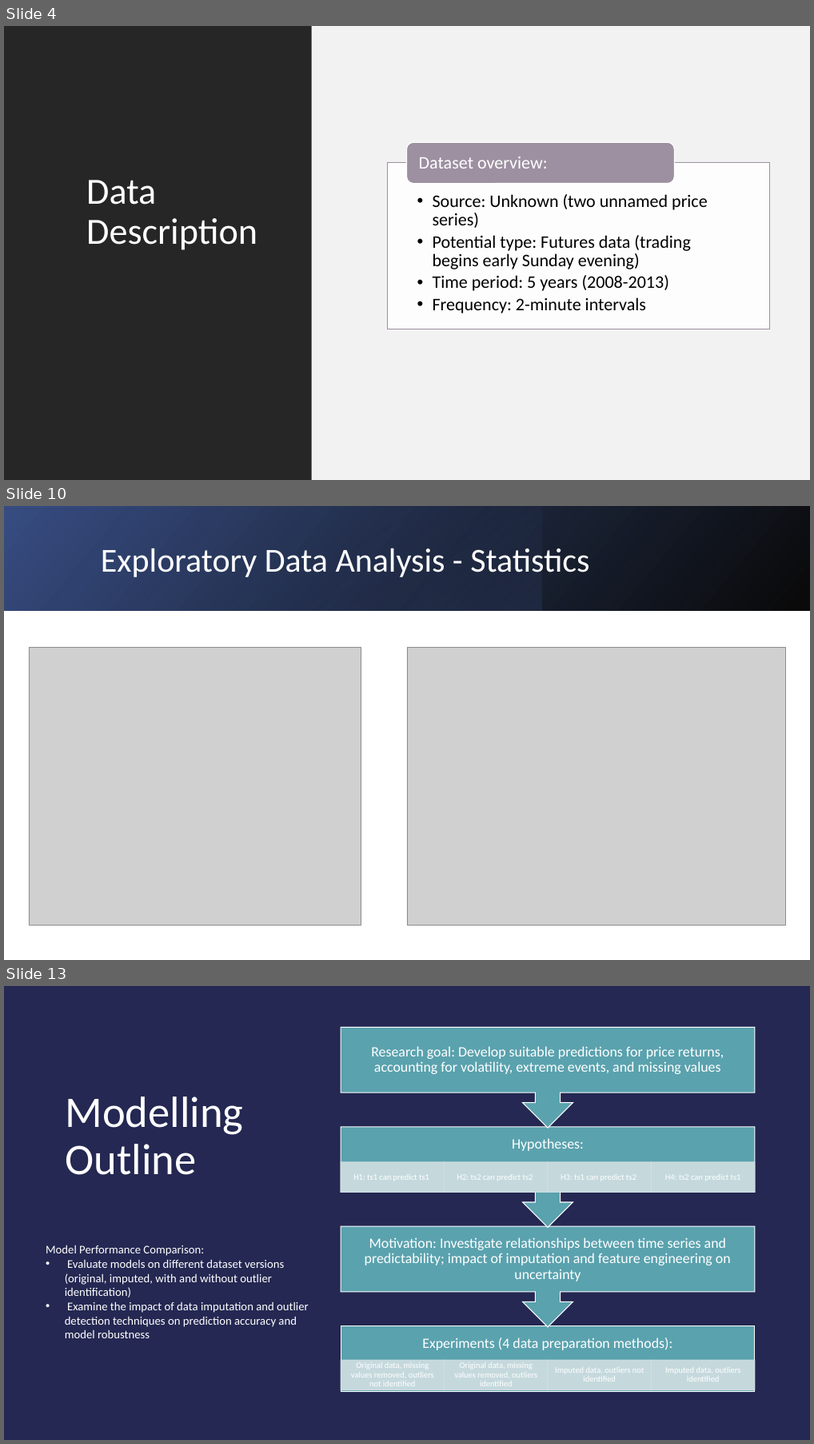
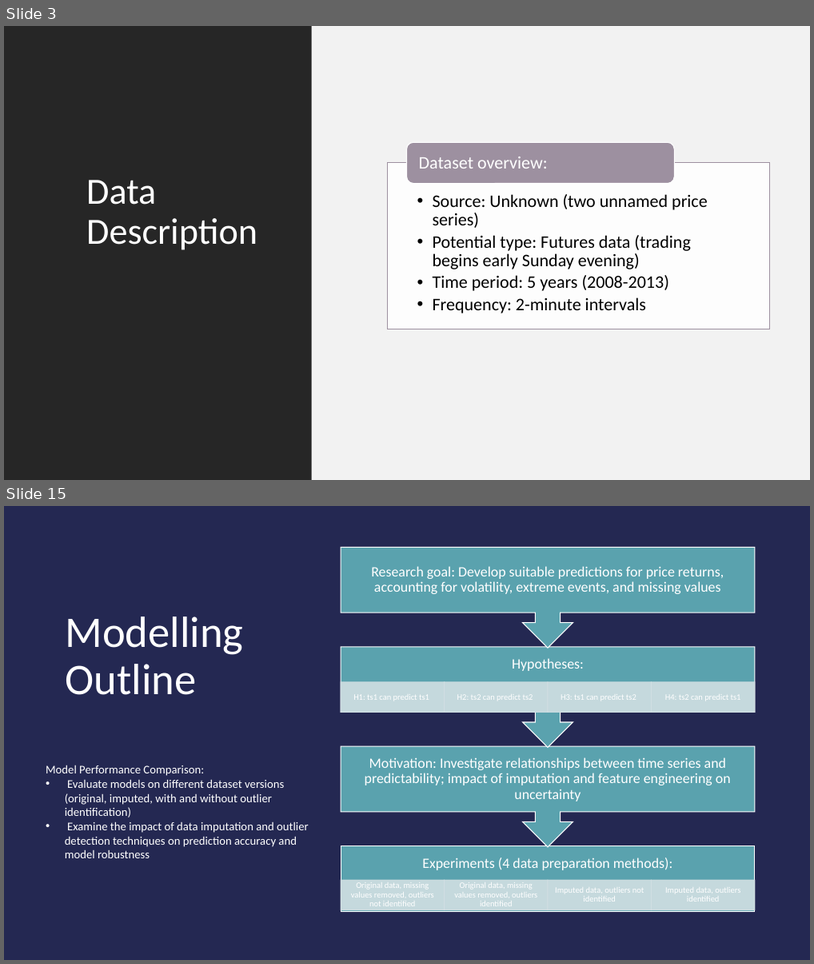
Before and after one commit to Jordanm37/Algo_trading, a slide deck: AE test/Quant_test_presentation_Jordan.pptx. Shown one above the other, each under a label of ours: slides 4, 10 and 13 before the commit, slides 3 and 15 after it; the slides between them are not shown. The pictures are 814x1444 and 814x964 pixels, drawn with LibreOffice and Linux fonts; fonts in the diff are those of the drawing; grey boxes stand for pictures. Boxes give left, top, right and bottom in pixels: in the first picture for what was removed or moved away, otherwise in the second. Text is boxed around its words. In the diff, an @@ line names an element or a change of style, - is before the commit and + after.

```diff
--- a/AE test/Quant_test_presentation_Jordan.pptx
+++ b/AE test/Quant_test_presentation_Jordan.pptx
@@ slide 10 removed at [4,506,810,960], background #FFFFFF @@
@@ rectangle removed at [4,506,810,610] @@
@@ rectangle removed at [4,506,810,610] @@
@@ rectangle removed at [258,506,542,610] @@
@@ title removed at [101,548,590,577] @@
-Exploratory Data Analysis - Statistics
@@ picture removed at [29,648,362,924] @@
@@ picture removed at [407,648,786,924] @@
@@ what was slide 4 is now slide 3 @@
@@ what was slide 13 is now slide 15 @@
```
Also in this commit, not shown: 15 slides changed, 1 slide added, 4 other files.
